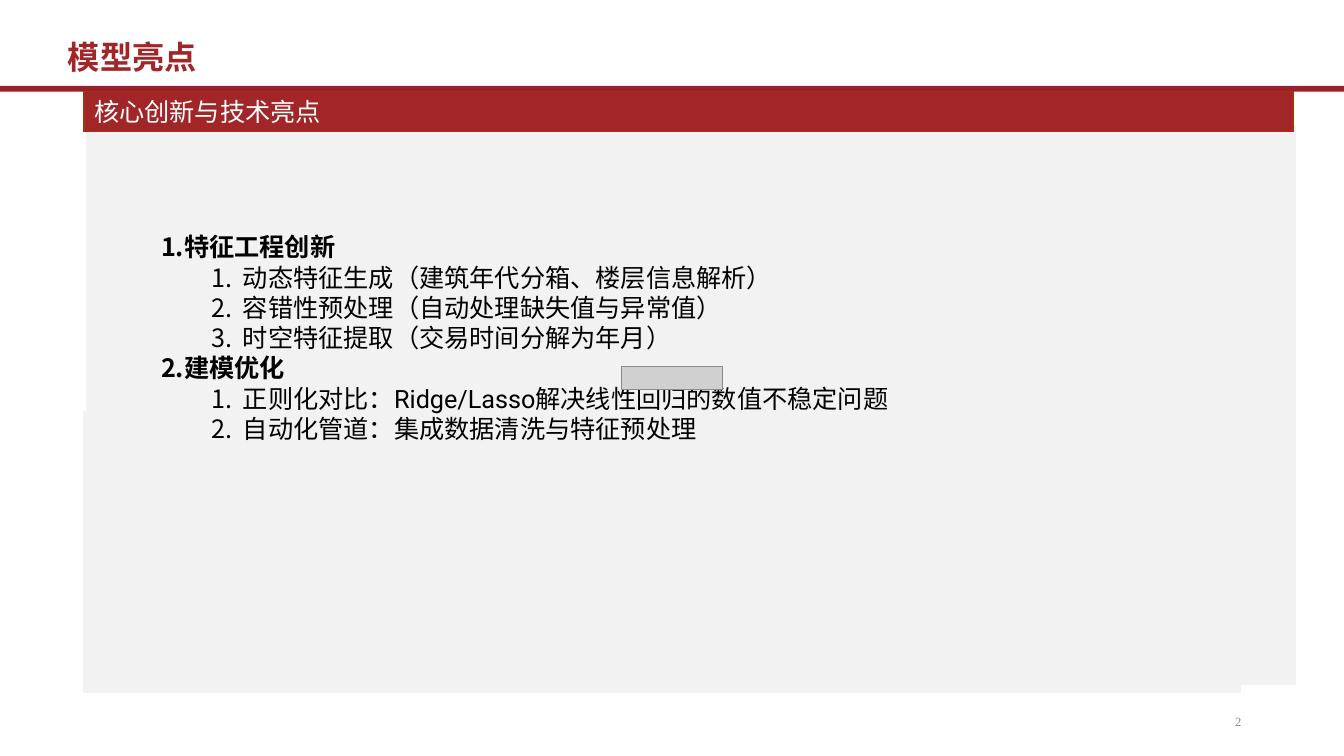
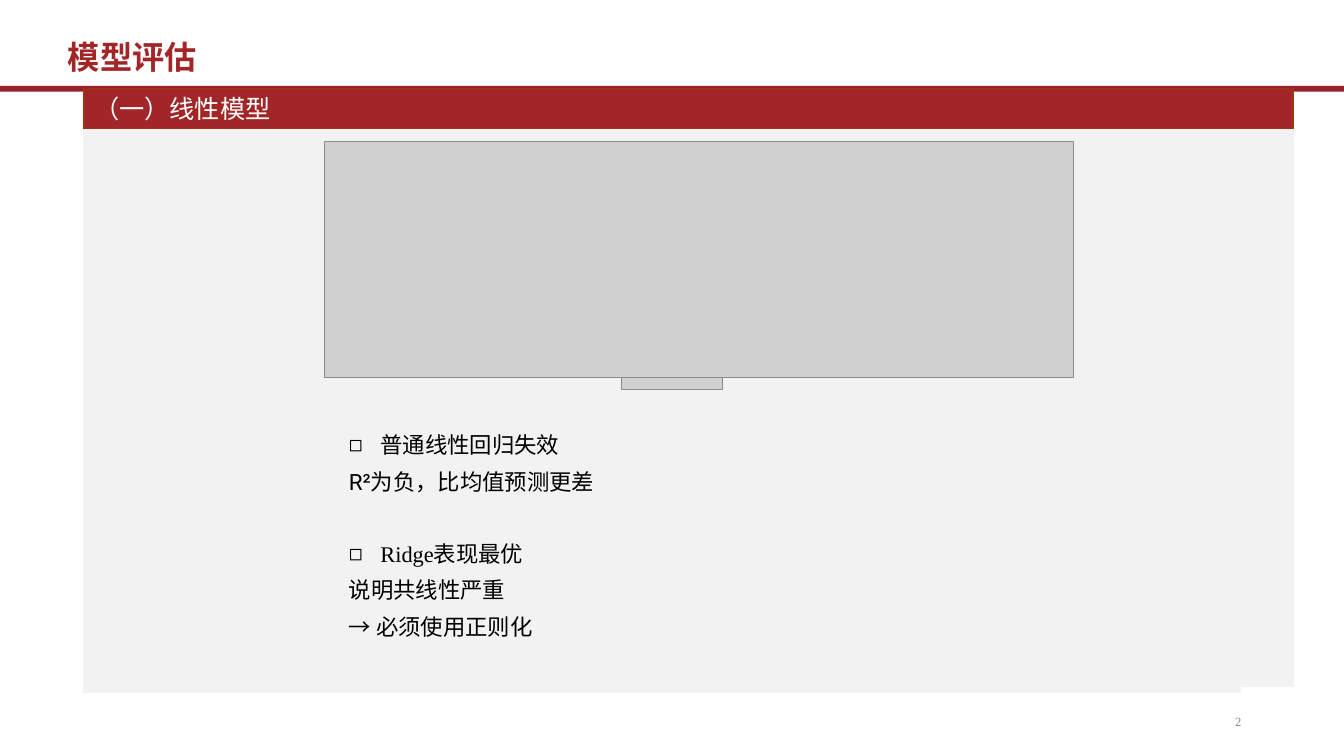
Before and after one commit to Quant-of-Renmin-University/QuantEcon2025_RUC, a slide deck: slide 2 of Homework/math/2022202763/FinalExam_slides_2022202763.pptx. Drawn at 1344x756 pixels with LibreOffice and Linux fonts; fonts in the diff are those of the drawing; grey boxes stand for pictures; background and template pictures are left out. Boxes give left, top, right and bottom in pixels: in the first picture for what was removed or moved away, otherwise in the second. Text is boxed around its words. In the diff, an @@ line names an element or a change of style, - is before the commit and + after.

```diff
--- a/Homework/math/2022202763/FinalExam_slides_2022202763.pptx
+++ b/Homework/math/2022202763/FinalExam_slides_2022202763.pptx
@@ title at bbox=[68, 41, 197, 72]: text changed @@
-模型亮点
+模型评估
@@ text in rectangle at bbox=[94, 96, 270, 121]: text changed @@
-核心创新与技术亮点
+（一）线性模型
@@ picture added at bbox=[325, 142, 1074, 378] @@
@@ text removed at bbox=[161, 234, 888, 440] @@
-1. 特征工程创新
-  1. 动态特征生成（建筑年代分箱、楼层信息解析）
-  2. 容错性预处理（自动处理缺失值与异常值）
-  3. 时空特征提取（交易时间分解为年月）
-2. 建模优化
-  1. 正则化对比：Ridge/Lasso解决线性回归的数值不稳定问题
-  2. 自动化管道：集成数据清洗与特征预处理
@@ text added at bbox=[349, 434, 594, 637], 16 pt, text #000000 @@
+◻ 普通线性回归失效
+R²为负，比均值预测更差
+◻ Ridge表现最优
+说明共线性严重
+→ 必须使用正则化
```
Also in this commit, not shown: 1 other slide changed, 3 slides added, 3 slides removed.
